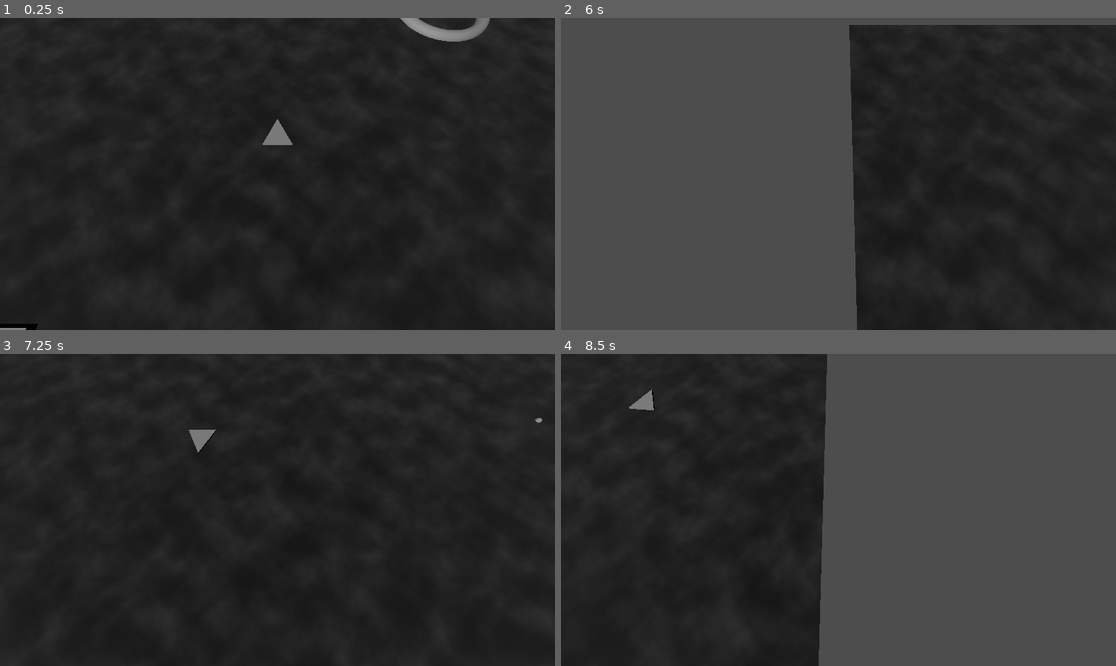
Above: before the commit, frames 1-4 (two rows, left to right).
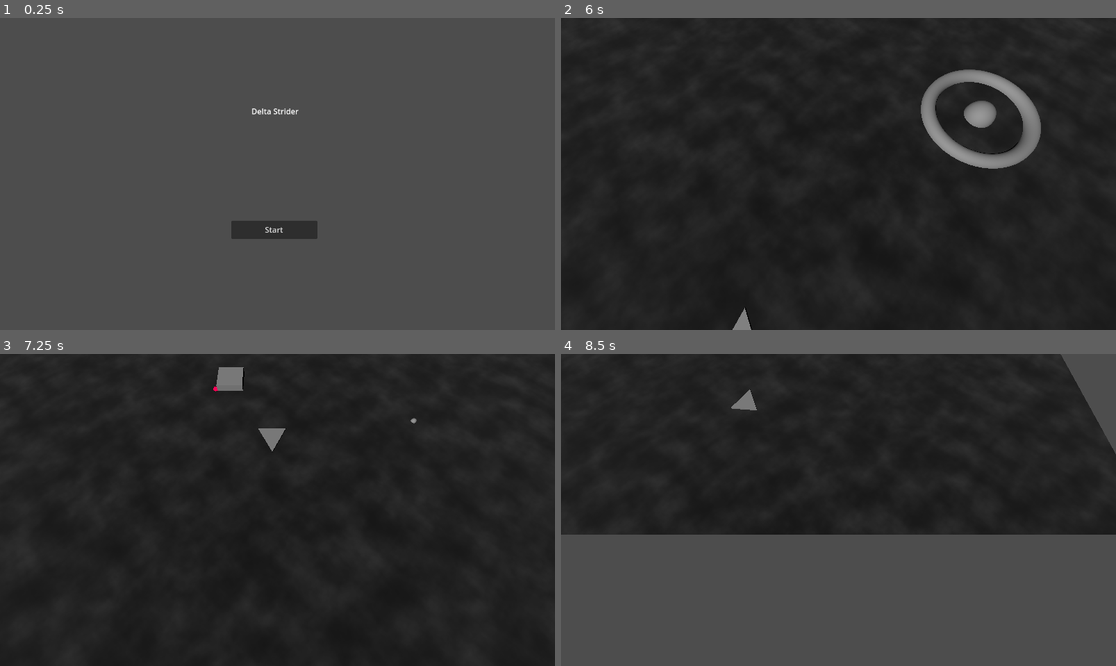
Above: after the commit, the same moments.

Repository: korinVR/TopDownShooterExample
Game: Godot game, scene res://main.tscn
Two runs of this game, one before a commit and one after it. Both use one fixed random seed, a clock stepped at 60 frames per second and the inputs below.
Inputs (mouse positions are in pixels of both pictures, inside the frame that each line leads up to):
- Up to frame 1 (0.25 s): no input
- Up to frame 2 (6 s): click (832, 230) at 0.5 s, where only the run after the commit has a clickable "Start"; hold Right (ui_right) 1.28-2.03 s; tap Space (Fire) every 0.75 s from 1.35 to 5.1 s; hold Down (ui_down) 2.03-2.78 s; hold Right (ui_right) 2.78-3.53 s; hold Up (ui_up) 3.53-4.28 s; hold Left (ui_left) 4.28-5.75 s; click (832, 230) at 5.75 s, where only the run after the commit has a clickable "Start"
- Up to frame 3 (7.25 s): hold Down (ui_down) from 6.53 s (still down); tap Space (Fire) at 6.6 s
- Up to frame 4 (8.5 s): release Down (ui_down) at 7.28 s; hold Right (ui_right) 7.28-8.03 s; tap Space (Fire) at 7.35, 8.1 s; hold Up (ui_up) from 8.03 s (still down)

The runs differ from the first frame. In frame 1, 99% of the frame differs, in the area x 0-100%, y 0-100%; in frame 2, 57%; in frame 3, 0.8%; in frame 4, 49%.

Commit message:
Defeat all emenies to restart

Diff:
--- a/enemy_base/enemy_base.tscn
+++ b/enemy_base/enemy_base.tscn
@@ -14,7 +14,7 @@
 height = 5.0
 radius = 20.0
 
-[node name="EnemyBase" type="RigidBody3D"]
+[node name="EnemyBase" type="RigidBody3D" groups=["enemy"]]
 collision_layer = 128
 collision_mask = 3
 max_contacts_reported = 1
--- a/enemy_ship/enemy_ship.gd
+++ b/enemy_ship/enemy_ship.gd
@@ -1,6 +1,7 @@
 extends RigidBody3D
 
 @export var acceleration: float
+@export var enemy_shot_speed: float
 
 const EnemyShot := preload("res://enemy_shot/enemy_shot.tscn")
 
@@ -15,13 +16,18 @@
 
 func _process(delta: float) -> void:
 	shot_timer -= delta
-	if shot_timer < 0:
-		print("fire")
-		shot_timer = randf_range(1, 2)
+	if shot_timer > 0:
+		return
 
-		var enemy_shot := EnemyShot.instantiate()
-		add_sibling(enemy_shot)
-		enemy_shot.global_position = global_position
+	print("fire")
+	shot_timer = randf_range(1, 2)
+
+	var enemy_shot := EnemyShot.instantiate()
+	add_sibling(enemy_shot)
+	enemy_shot.global_position = global_position
+	enemy_shot.linear_velocity = (%Player.global_position - global_position).normalized() * enemy_shot_speed
+
+	var direc
 
 func _on_body_entered(body: Node) -> void:
 	queue_free()
--- a/enemy_ship/enemy_ship.tscn
+++ b/enemy_ship/enemy_ship.tscn
@@ -8,7 +8,7 @@
 [sub_resource type="BoxShape3D" id="BoxShape3D_k75ms"]
 size = Vector3(10, 5, 10)
 
-[node name="EnemyShip" type="RigidBody3D"]
+[node name="EnemyShip" type="RigidBody3D" groups=["enemy"]]
 collision_layer = 128
 collision_mask = 32771
 axis_lock_linear_y = true
@@ -19,6 +19,7 @@
 linear_damp = 1.0
 script = ExtResource("1_ray2f")
 acceleration = 1e+06
+enemy_shot_speed = 50.0
 
 [node name="MeshInstance3D" type="MeshInstance3D" parent="."]
 mesh = SubResource("BoxMesh_jux8r")
--- a/enemy_shot/enemy_shot.tscn
+++ b/enemy_shot/enemy_shot.tscn
@@ -6,8 +6,11 @@
 
 [sub_resource type="SphereMesh" id="SphereMesh_w2yuv"]
 material = SubResource("StandardMaterial3D_a6bst")
+radius = 1.0
+height = 2.0
 
 [sub_resource type="SphereShape3D" id="SphereShape3D_6eixu"]
+radius = 1.0
 
 [node name="EnemyShot" type="RigidBody3D"]
 collision_layer = 256
--- a/main.gd
+++ b/main.gd
@@ -9,10 +9,10 @@
 
 func _ready() -> void:
 	while true:
-#		var title_scene := TitleScene.instantiate()
-#		add_child(title_scene)
-#		await title_scene.game_started
-#		title_scene.queue_free()
+		var title_scene := TitleScene.instantiate()
+		add_child(title_scene)
+		await title_scene.game_started
+		title_scene.queue_free()
 
 		var level := Level.instantiate()
 		add_child(level)
@@ -25,8 +25,14 @@
 		player.global_transform = spwan_transform
 		level.add_child(player)
 
-		await reset_pressed
-		level.queue_free()
+		while true:
+			await get_tree().create_timer(0).timeout
+			if get_tree().get_nodes_in_group("enemy").size() == 0:
+				break
+
+#		await reset_pressed
+		level.free()
+#		await get_tree().create_timer(0).timeout
 
 func _input(event: InputEvent) -> void:
 	if event.is_action_pressed("Reset"):
